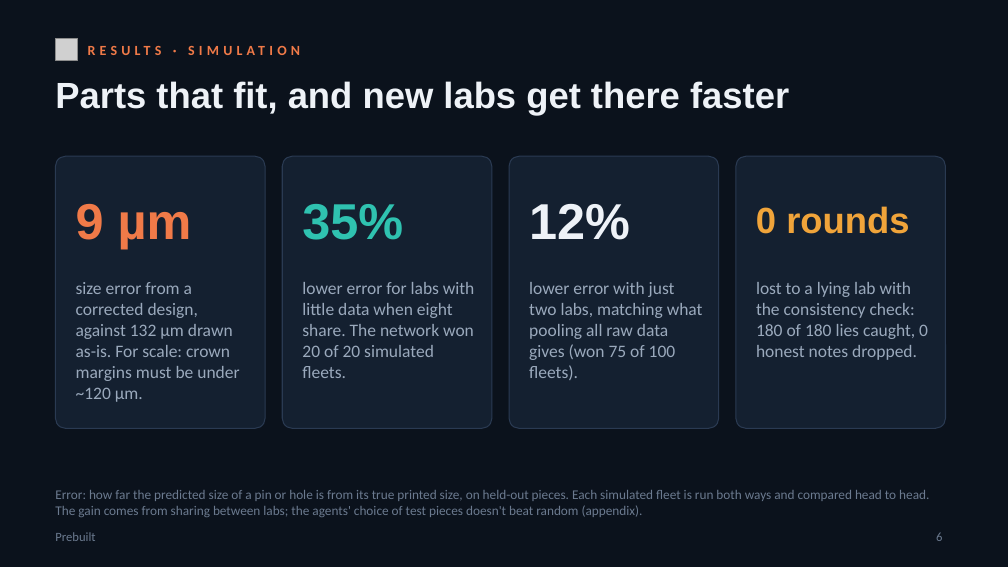
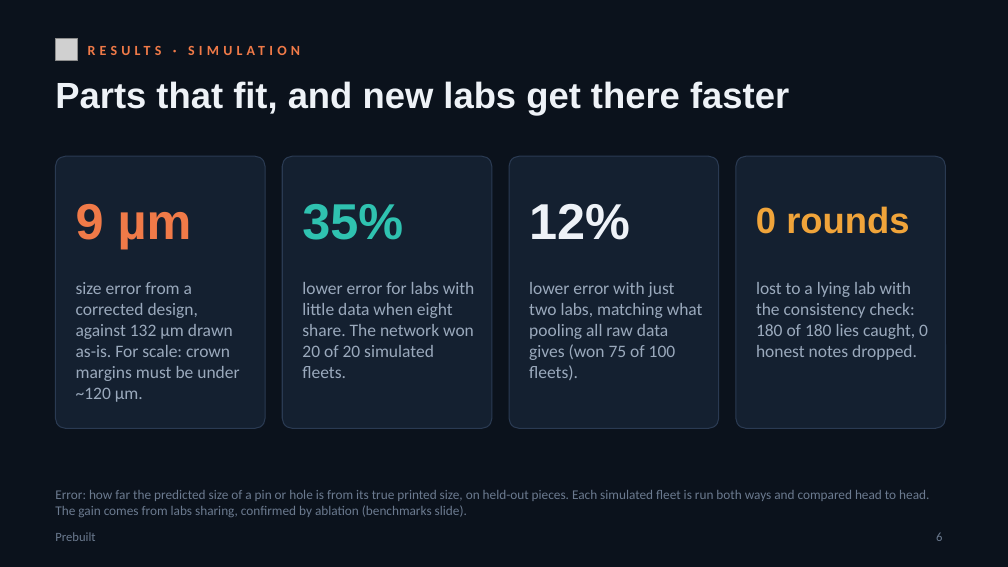
Before and after one commit to matte-realize/prebuilt, a slide deck: slide 6 of docs/slides/prebuilt-pitch.pptx. Drawn at 1008x567 pixels with LibreOffice and Linux fonts; fonts in the diff are those of the drawing; grey boxes stand for pictures. Boxes give left, top, right and bottom in pixels: in the first picture for what was removed or moved away, otherwise in the second. Text is boxed around its words. In the diff, an @@ line names an element or a change of style, - is before the commit and + after.

```diff
--- a/docs/slides/prebuilt-pitch.pptx
+++ b/docs/slides/prebuilt-pitch.pptx
@@ text at [55,490,929,517]: text changed @@
-Error: how far the predicted size of a pin or hole is from its true printed size, on held-out pieces. Each simulated fleet is run both ways and compared head to head. The gain comes from sharing between labs; the agents' choice of test pieces doesn't beat random (appendix).
+Error: how far the predicted size of a pin or hole is from its true printed size, on held-out pieces. Each simulated fleet is run both ways and compared head to head. The gain comes from labs sharing, confirmed by ablation (benchmarks slide).
```
Also in this commit, not shown: 3 other slides changed, 5 other files.
